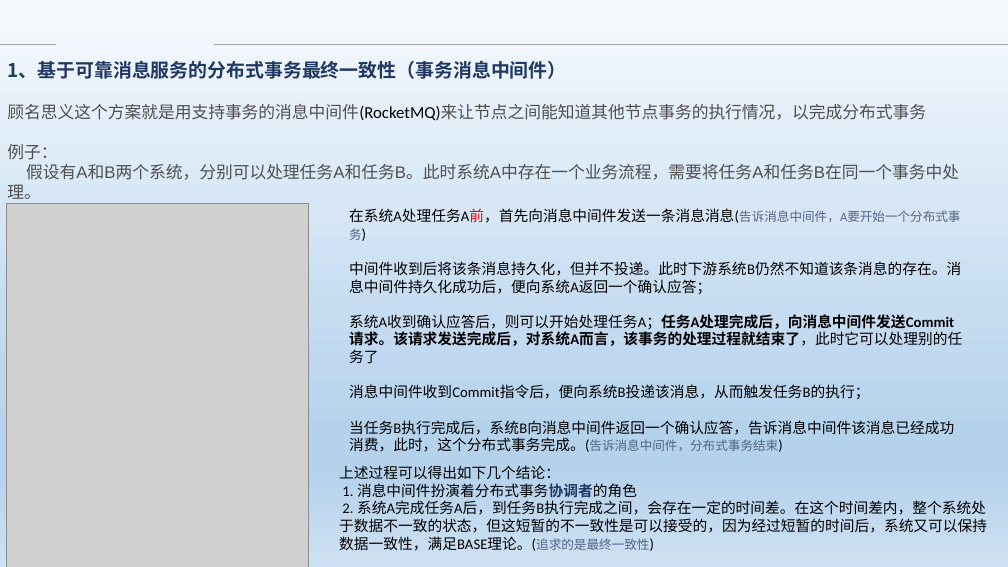
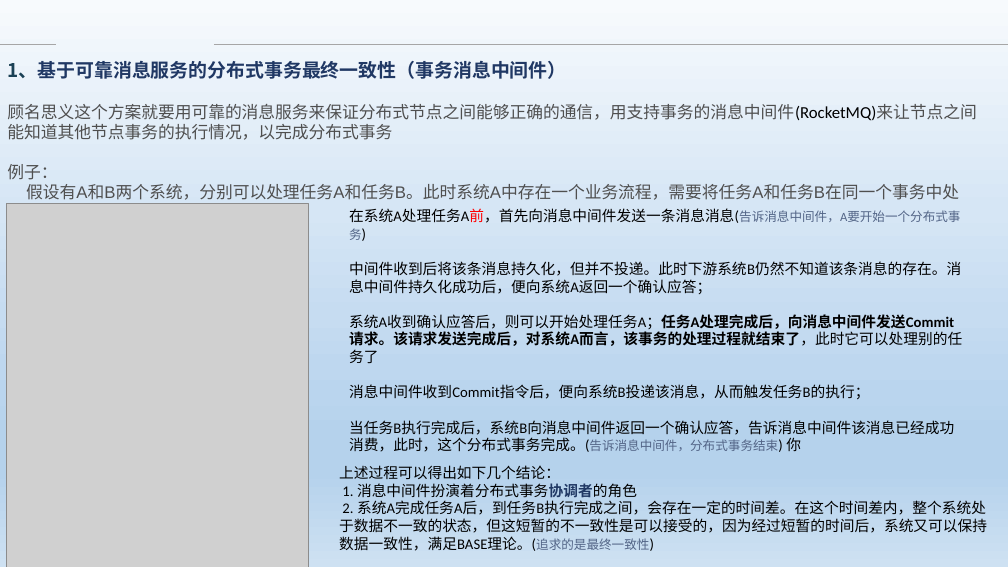
Before and after one commit to Heffie199/zhao_Note, a slide deck: slide 4 of 分布式事务的解决方案 .pptx. Drawn at 1008x567 pixels with LibreOffice and Linux fonts; fonts in the diff are those of the drawing; grey boxes stand for pictures; background and template pictures are left out. Boxes give left, top, right and bottom in pixels: in the first picture for what was removed or moved away, otherwise in the second. Text is boxed around its words. In the diff, an @@ line names an element or a change of style, - is before the commit and + after.

```diff
--- a/分布式事务的解决方案 .pptx
+++ b/分布式事务的解决方案 .pptx
@@ text at box(7, 104, 976, 140): text changed @@
-顾名思义这个方案就是用支持事务的消息中间件(RocketMQ)来让节点之间能知道其他节点事务的执行情况，以完成分布式事务
+顾名思义这个方案就要用可靠的消息服务来保证分布式节点之间能够正确的通信，用支持事务的消息中间件(RocketMQ)来让节点之间能知道其他节点事务的执行情况，以完成分布式事务
@@ text at box(349, 420, 954, 452): text changed @@
-当任务B执行完成后，系统B向消息中间件返回一个确认应答，告诉消息中间件该消息已经成功消费，此时，这个分布式事务完成。(告诉消息中间件，分布式事务结束)
+当任务B执行完成后，系统B向消息中间件返回一个确认应答，告诉消息中间件该消息已经成功消费，此时，这个分布式事务完成。(告诉消息中间件，分布式事务结束) 你
```
Also in this commit, not shown: 11 other slides changed, 2 other files.
